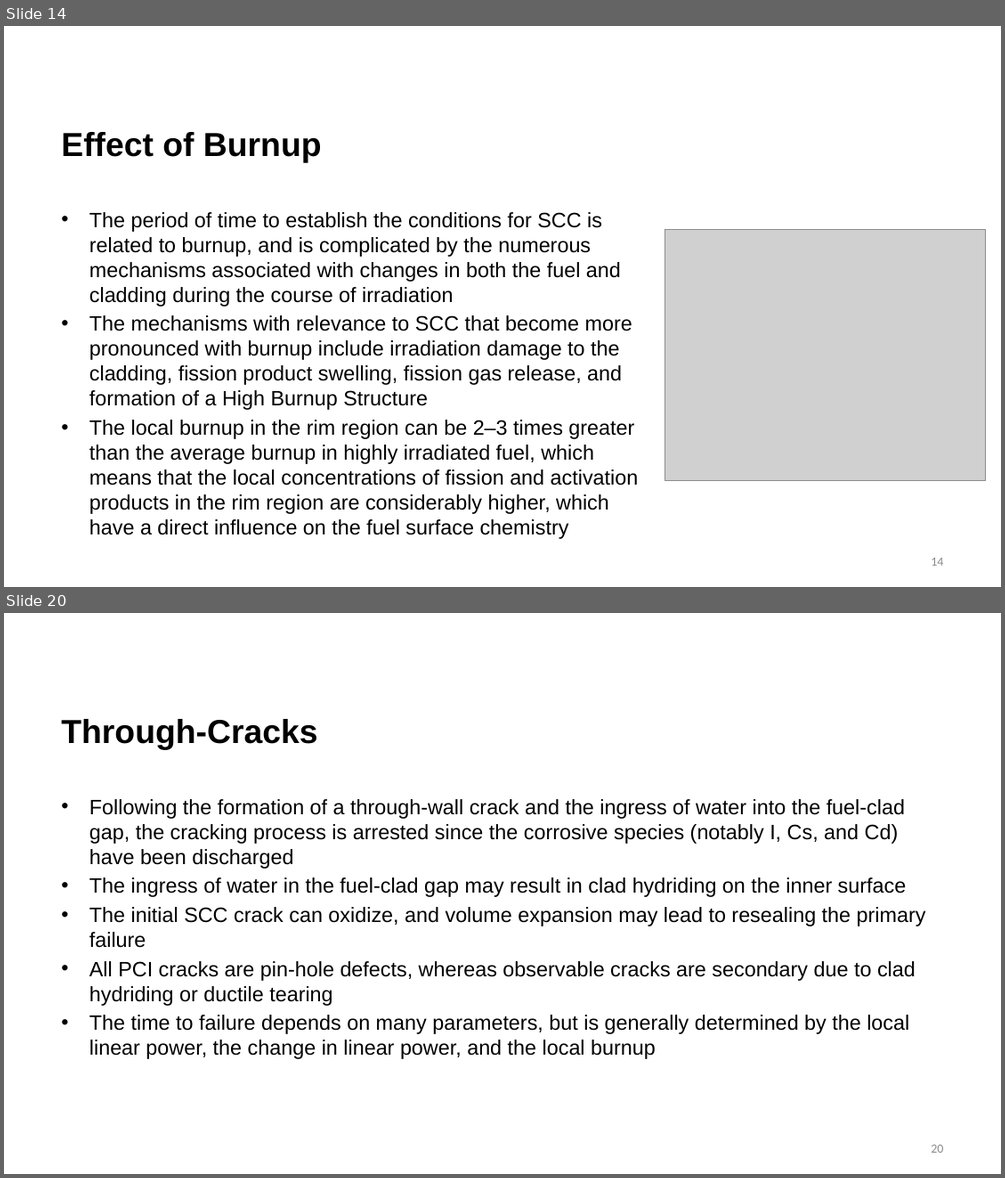
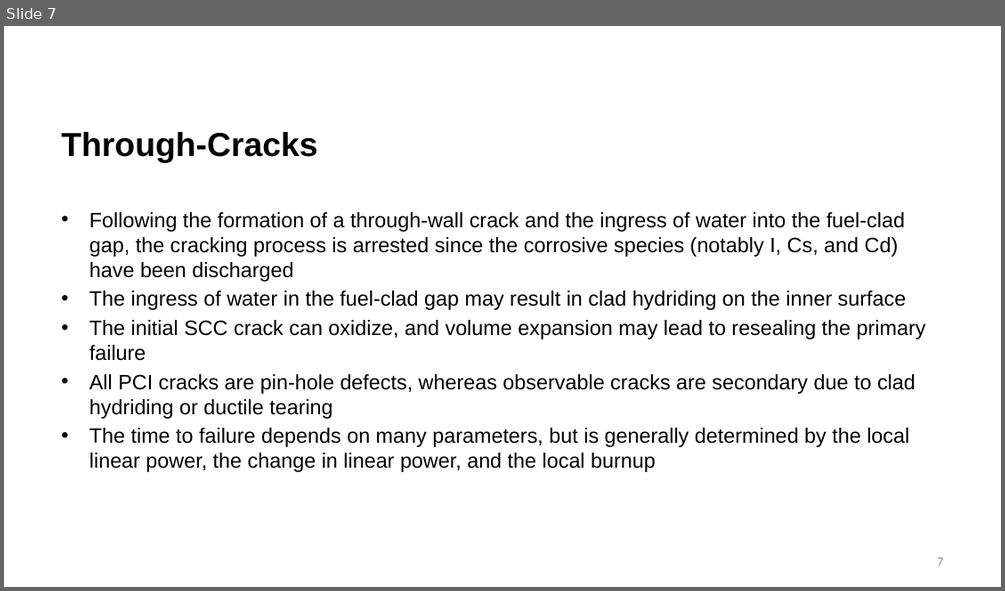
Before and after one commit to benbeeler/TEACHING, a slide deck: Nuclear_Fuel_Performance/NE533_Spring2026/Module3/Lec16_PCI.pptx. Shown one above the other, each under a label of ours: slides 14 and 20 before the commit, slide 7 after it; the slides between them are not shown. The pictures are 1005x1178 and 1005x591 pixels, drawn with LibreOffice and Linux fonts; fonts in the diff are those of the drawing; grey boxes stand for pictures; background and template pictures are left out. Boxes give left, top, right and bottom in pixels: in the first picture for what was removed or moved away, otherwise in the second. Text is boxed around its words. In the diff, an @@ line names an element or a change of style, - is before the commit and + after.

```diff
--- a/Nuclear_Fuel_Performance/NE533_Spring2026/Module3/Lec16_PCI.pptx
+++ b/Nuclear_Fuel_Performance/NE533_Spring2026/Module3/Lec16_PCI.pptx
@@ slide 14 removed at box(4, 26, 1001, 587), background #FFFFFF @@
@@ title removed at box(61, 132, 322, 163) @@
-Effect of Burnup
@@ text removed at box(89, 212, 639, 539) @@
-• The period of time to establish the conditions for SCC is related to burnup, and is complicated by the numerous mechanisms associated with changes in both the fuel and cladding during the course of irradiation
-• The mechanisms with relevance to SCC that become more pronounced with burnup include irradiation damage to the cladding, fission product swelling, fission gas release, and formation of a High Burnup Structure
-• The local burnup in the rim region can be 2–3 times greater than the average burnup in highly irradiated fuel, which means that the local concentrations of fission and activation products in the rim region are considerably higher, which have a direct influence on the fuel surface chemistry
@@ picture removed at box(665, 230, 986, 481) @@
@@ page number removed at box(930, 557, 943, 565) @@
-14
@@ what was slide 20 is now slide 7 @@
@@ page number at box(937, 557, 943, 565): text changed @@
-20
+7
```
Also in this commit, not shown: 6 slides changed, 1 slide added, 13 other slides removed, 5 other files.
